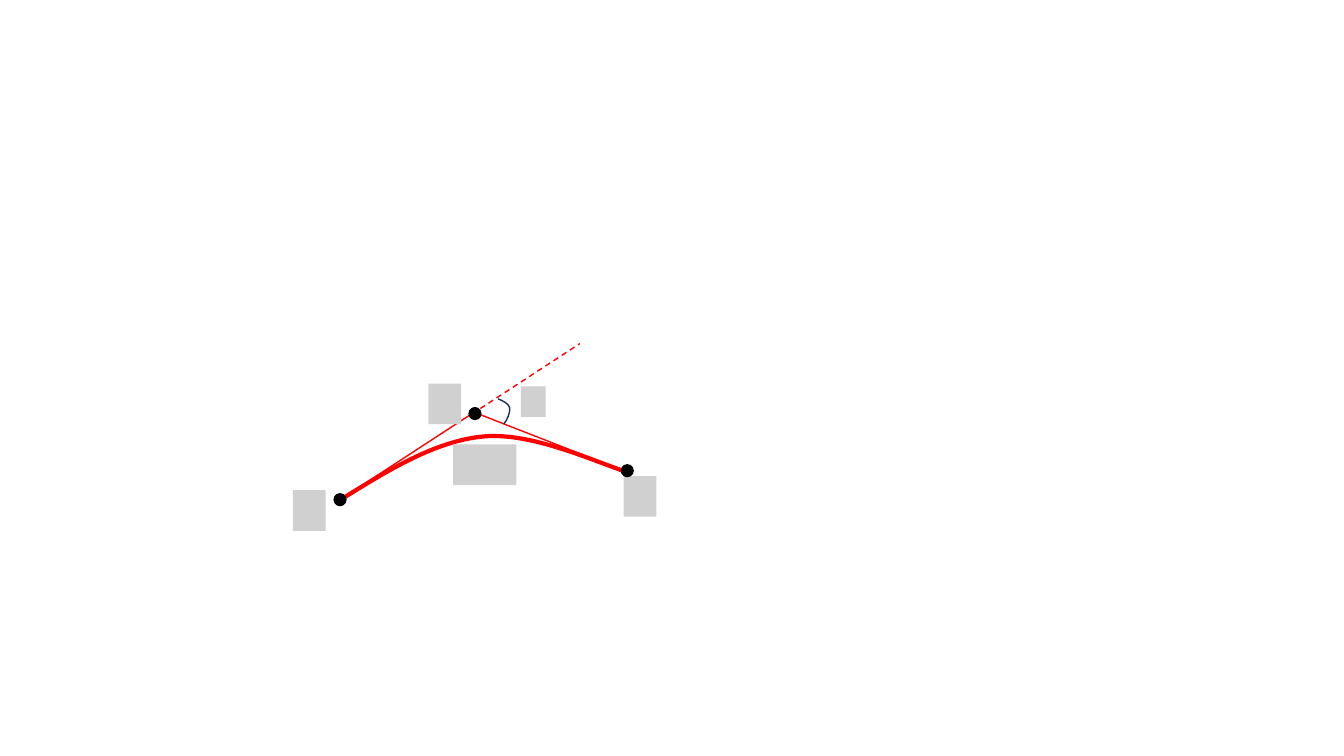
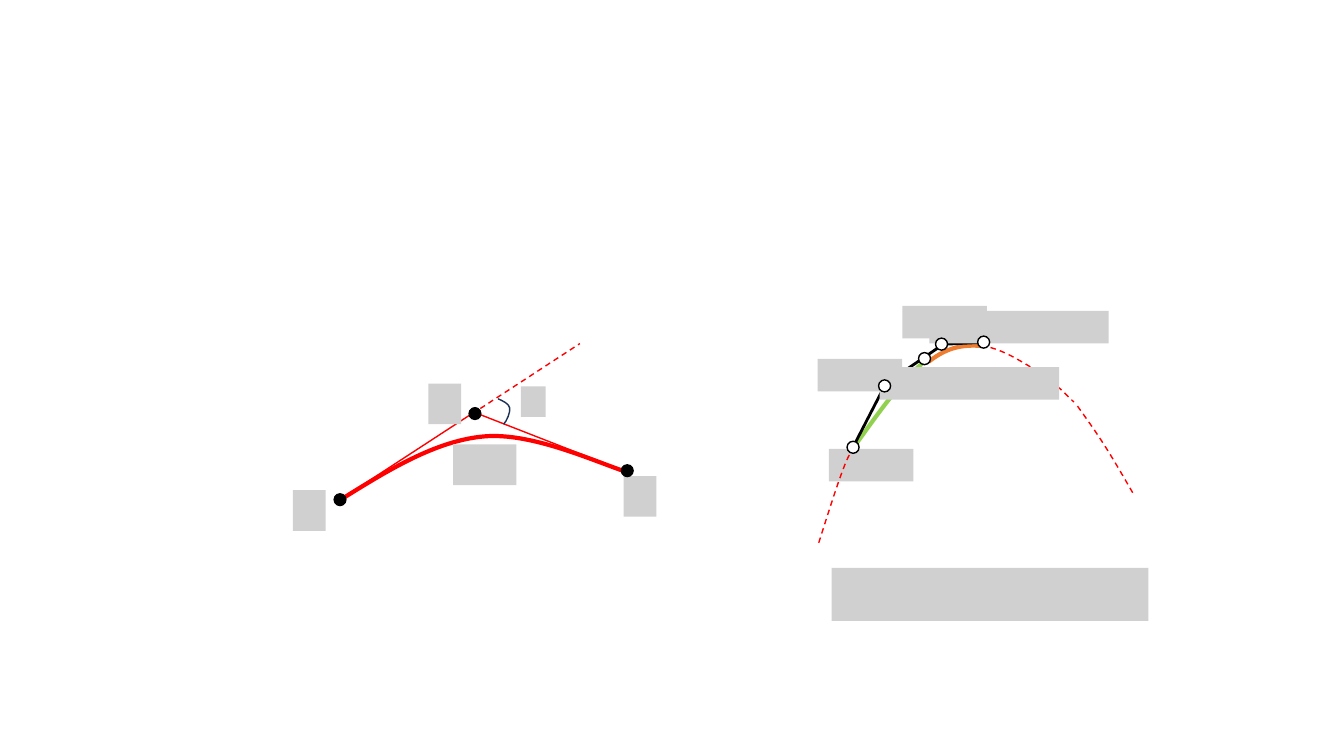
Before and after one commit to tuzhong007/StrokeRenderingXMU, a slide deck: slide 4 of assets/pictures/picsHolder.pptx. Drawn at 1344x756 pixels with LibreOffice and Linux fonts; fonts in the diff are those of the drawing; grey boxes stand for pictures. Boxes give left, top, right and bottom in pixels: in the first picture for what was removed or moved away, otherwise in the second. Text is boxed around its words. In the diff, an @@ line names an element or a change of style, - is before the commit and + after.

```diff
--- a/assets/pictures/picsHolder.pptx
+++ b/assets/pictures/picsHolder.pptx
@@ group added at (818,306,1134,543): 5 freeform shapes, 5 pictures, 5 ellipses, 3 lines @@
@@ picture added at (832,568,1148,621) @@
```
Also in this commit, not shown: 2 slides added, 1 slide removed, 3 other files.
